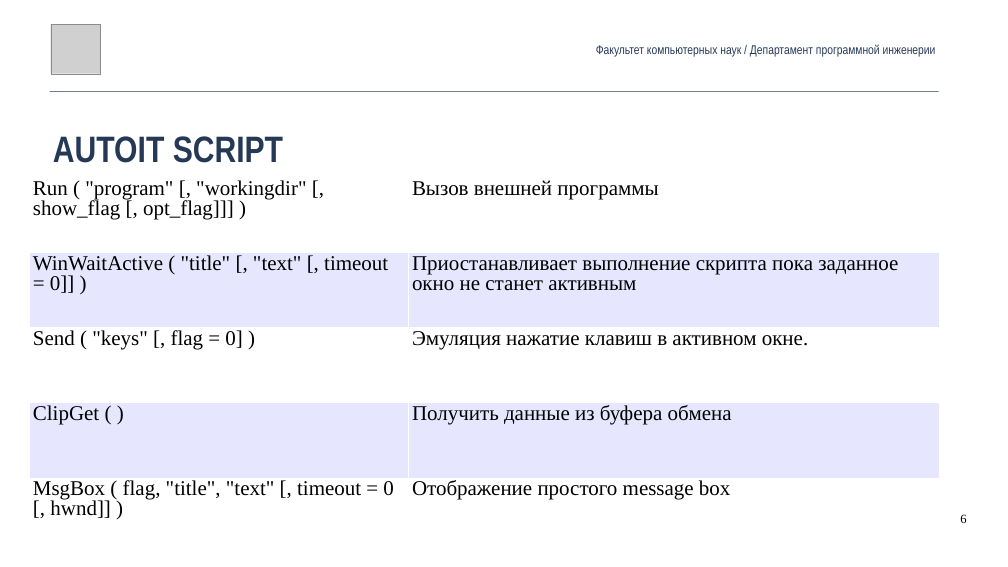
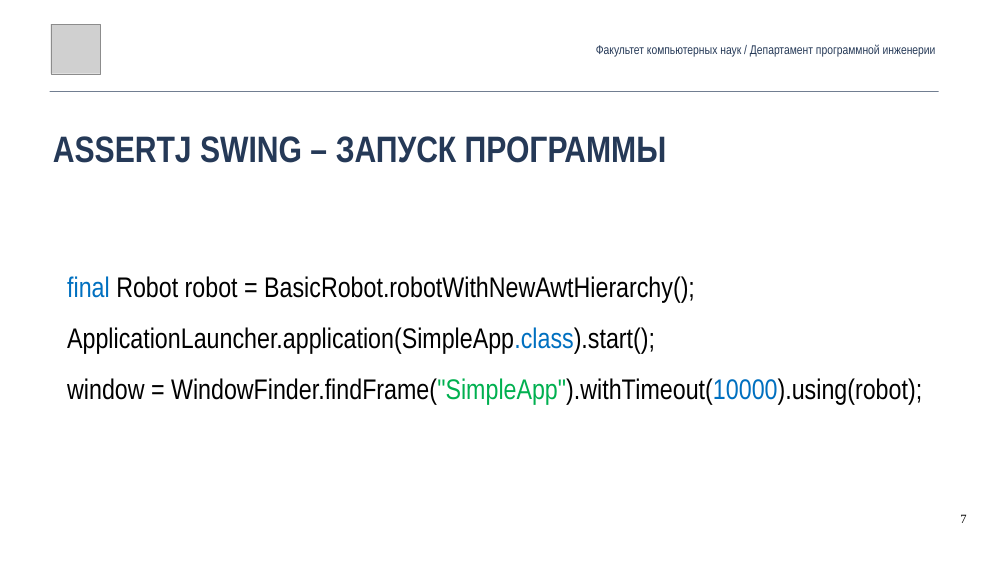
Before and after one commit to andrewt0301/qa-testing-course, a slide deck: slide 7 of seminars/seminar09/Seminar09.pptx (slide 6 before the commit). Drawn at 1008x567 pixels with LibreOffice and Linux fonts; fonts in the diff are those of the drawing; grey boxes stand for pictures. Boxes give left, top, right and bottom in pixels: in the first picture for what was removed or moved away, otherwise in the second. Text is boxed around its words. In the diff, an @@ line names an element or a change of style, - is before the commit and + after.

```diff
--- a/seminars/seminar09/Seminar09.pptx
+++ b/seminars/seminar09/Seminar09.pptx
@@ text at [53,136,667,163]: text changed @@
-AUTOIT SCRIPT
+ASSERTJ SWING – ЗАПУСК ПРОГРАММЫ
@@ table removed at [29,177,938,553], 5 rows, 2 columns @@
-Run ( "program" [, "workingdir" [, show_flag [, opt_flag]]] ) | Вызов внешней программы
-WinWaitActive ( "title" [, "text" [, timeout = 0]] ) | Приостанавливает выполнение скрипта пока заданное окно не станет активным
-Send ( "keys" [, flag = 0] ) | Эмуляция нажатие клавиш в активном окне.
-ClipGet ( ) | Получить данные из буфера обмена
-MsgBox ( flag, "title", "text" [, timeout = 0 [, hwnd]] ) | Отображение простого message box
@@ text added at [67,276,922,405], 54 pt, text #000000 @@
+final Robot robot = BasicRobot.robotWithNewAwtHierarchy();
+ApplicationLauncher.application(SimpleApp.class).start();
+window = WindowFinder.findFrame("SimpleApp").withTimeout(10000).using(robot);
@@ page number at [960,514,966,523]: text changed @@
-6
+7
```
Also in this commit, not shown: 6 other slides changed, 5 slides added, 6 slides removed, 1 other file.
